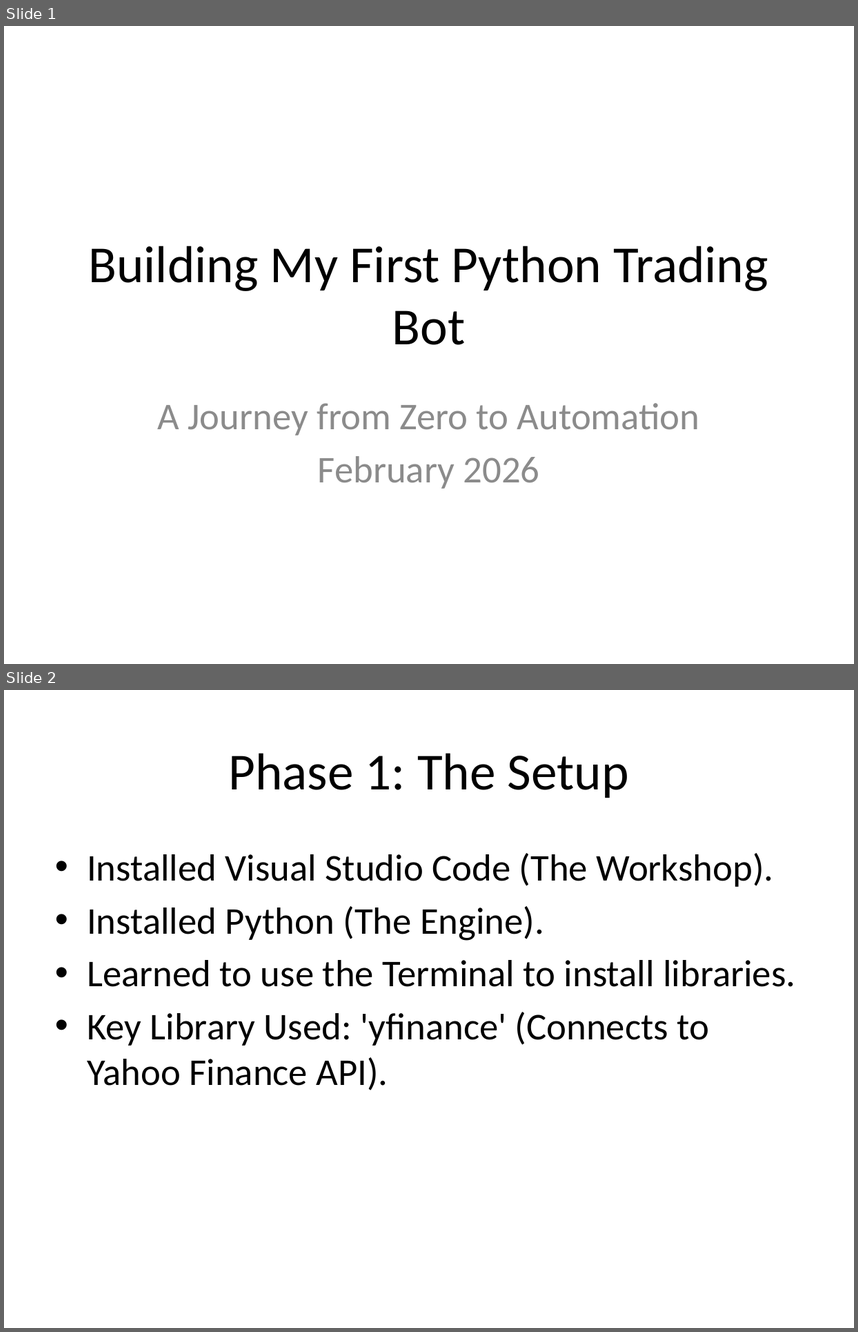
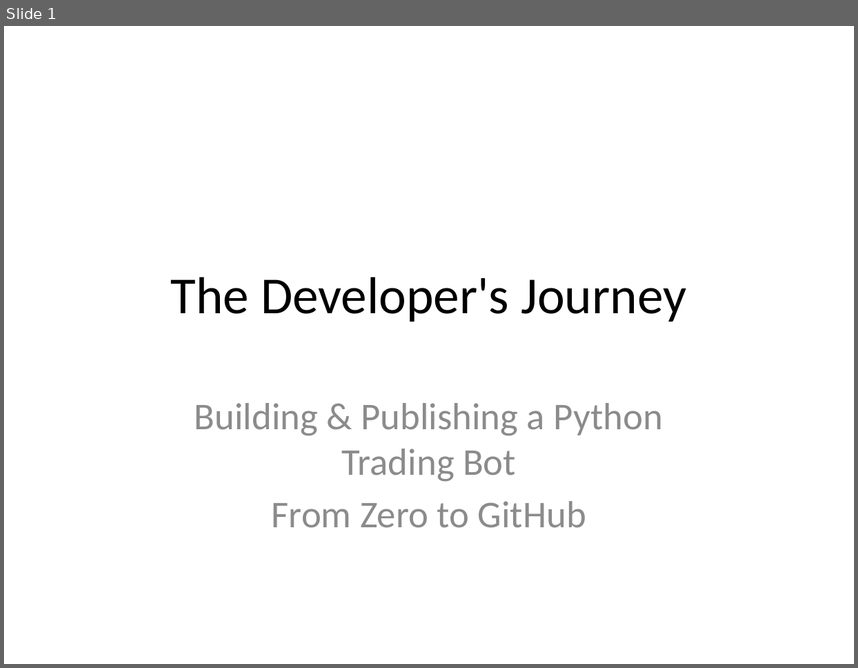
Before and after one commit to learnhowtolikeit/python-trading-bot, a slide deck: My_Trading_Bot_Journey.pptx. Shown one above the other, each under a label of ours: slides 1 and 2 before the commit, slide 1 after it. The pictures are 858x1332 and 858x668 pixels, drawn with LibreOffice and Linux fonts; fonts in the diff are those of the drawing. Boxes give left, top, right and bottom in pixels: in the first picture for what was removed or moved away, otherwise in the second. Text is boxed around its words. In the diff, an @@ line names an element or a change of style, - is before the commit and + after.

Commit message:
Updated PPTX Journey Deck

```diff
--- a/My_Trading_Bot_Journey.pptx
+++ b/My_Trading_Bot_Journey.pptx
@@ slide 2 removed at box(4, 690, 854, 1328), background #FFFFFF @@
@@ title removed at box(229, 753, 629, 798) @@
-Phase 1: The Setup
@@ text removed at box(87, 853, 795, 1090) @@
-• Installed Visual Studio Code (The Workshop).
-• Installed Python (The Engine).
-• Learned to use the Terminal to install libraries.
-• Key Library Used: 'yfinance' (Connects to Yahoo Finance API).
@@ slide 1 changed as well @@
@@ title at box(171, 276, 686, 321): text changed @@
-Building My First Python Trading Bot
+The Developer's Journey
@@ subtitle at box(194, 403, 662, 528): text changed @@
-A Journey from Zero to Automation
-February 2026
+Building & Publishing a Python Trading Bot
+From Zero to GitHub
```
Also in this commit, not shown: 1 other slide changed, 6 slides added, 2 other slides removed, 1 other file.
